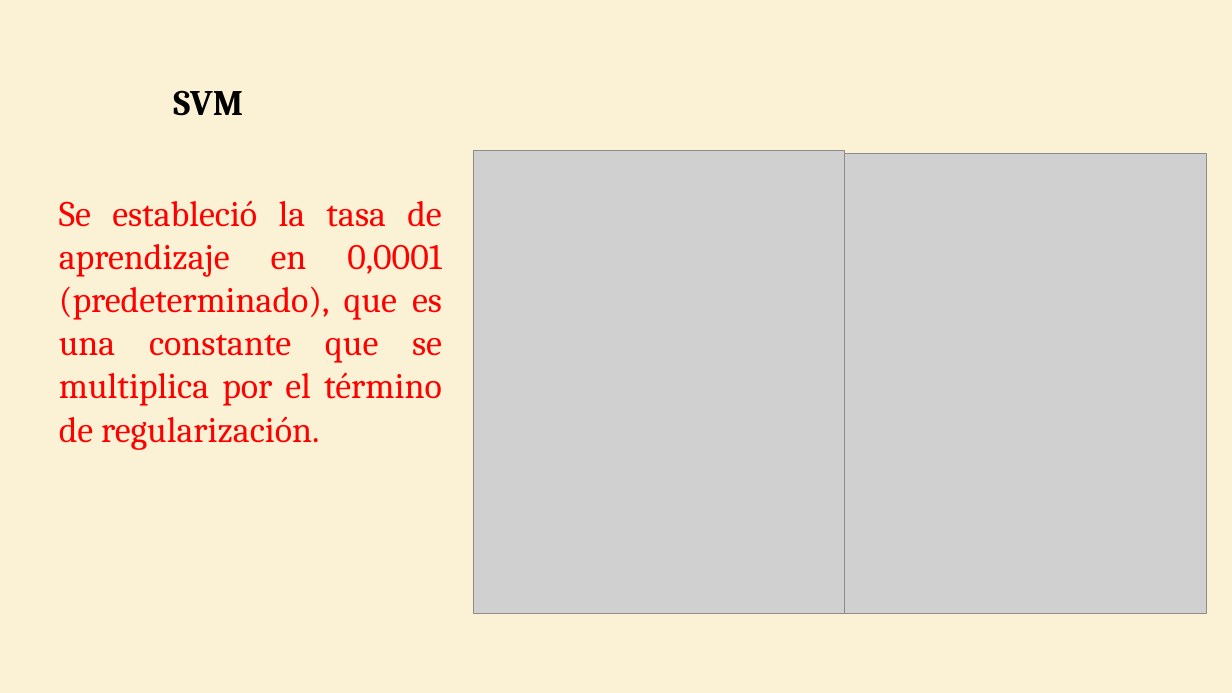
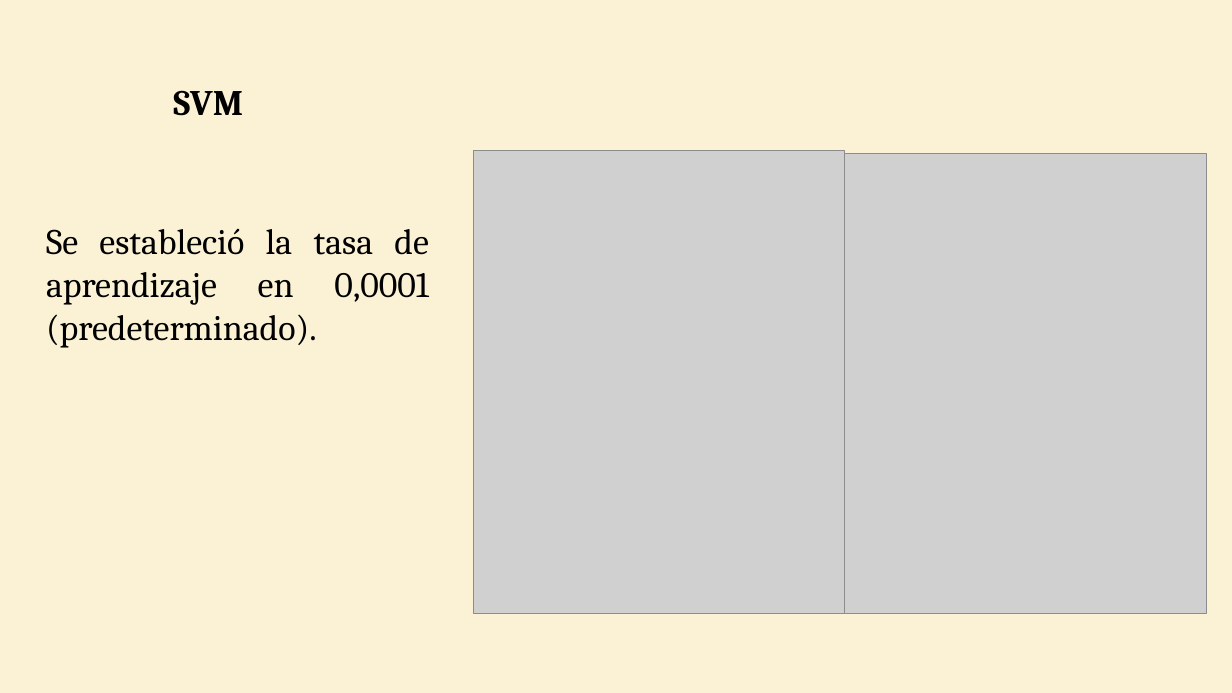
Before and after one commit to WilderGitHub/MCD, a slide deck: slide 13 of II. 08 Minería de Datos II/Proyecto Final.pptx. Drawn at 1232x693 pixels with LibreOffice and Linux fonts; fonts in the diff are those of the drawing; grey boxes stand for pictures. Boxes give left, top, right and bottom in pixels: in the first picture for what was removed or moved away, otherwise in the second. Text is boxed around its words. In the diff, an @@ line names an element or a change of style, - is before the commit and + after.

```diff
--- a/II. 08 Minería de Datos II/Proyecto Final.pptx
+++ b/II. 08 Minería de Datos II/Proyecto Final.pptx
@@ text at (46,229,429,348): text changed; text colour #FF0000 to #000000 @@
-Se estableció la tasa de aprendizaje en 0,0001 (predeterminado), que es una constante que se multiplica por el término de regularización.
+Se estableció la tasa de aprendizaje en 0,0001 (predeterminado).
```
Also in this commit, not shown: 4 other slides changed, 9 slides added, 16 slides removed, 1 other file.
